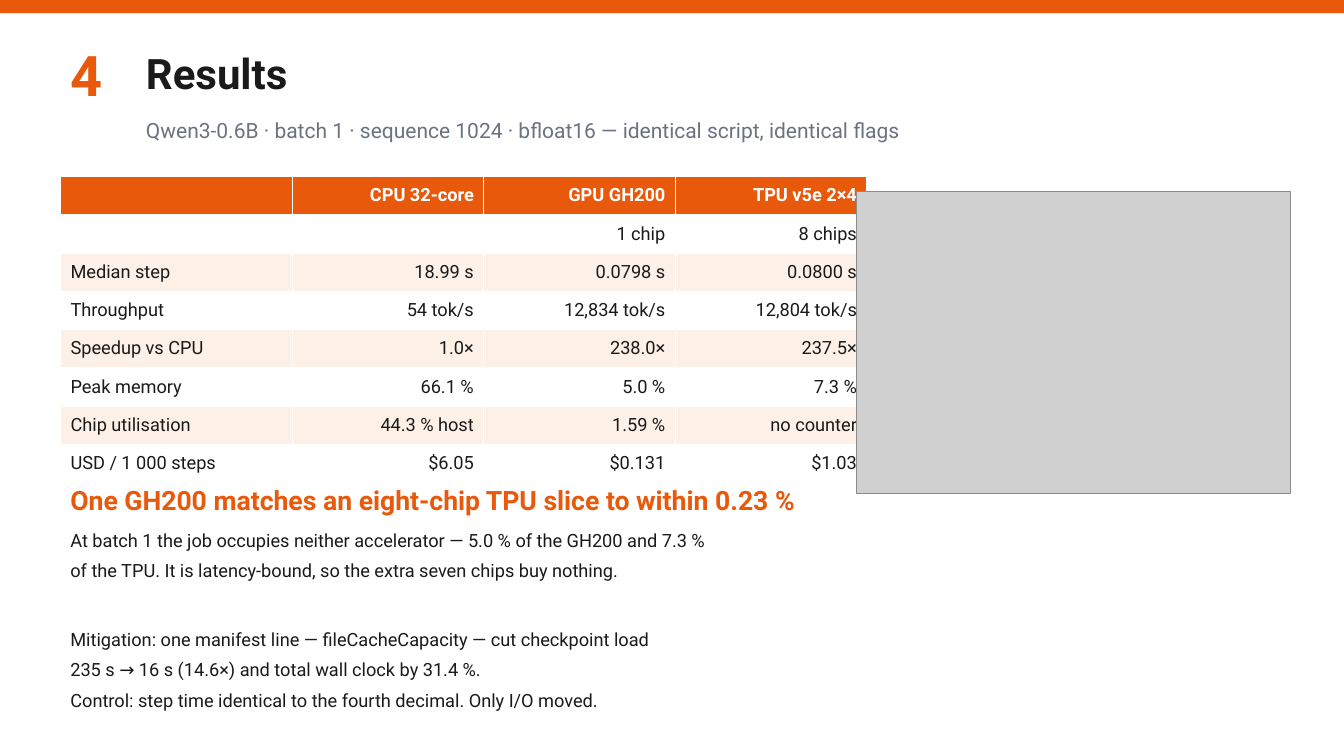
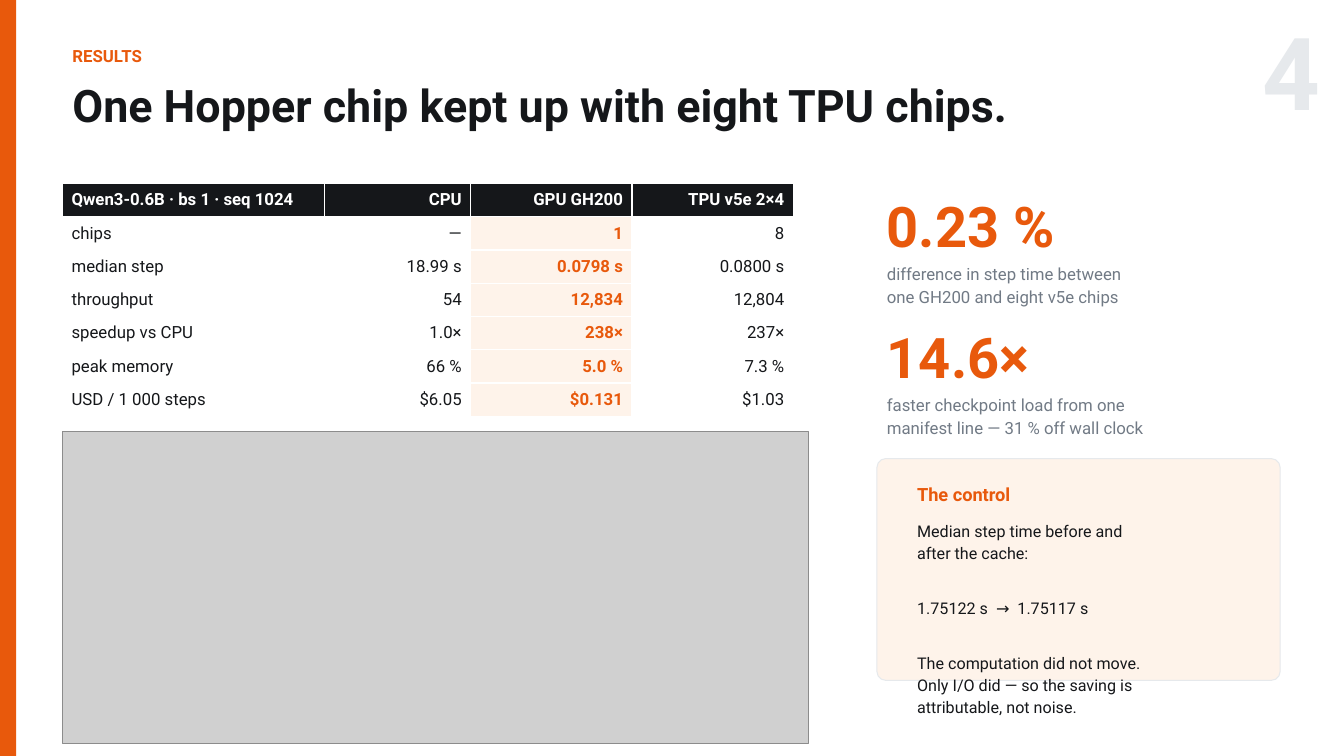
Before and after one commit to RN0L/me344-qwen3-icd10-profiling, a slide deck: slide 4 of slides/ME344_Final_Arnold_Hambuch.pptx. Drawn at 1344x756 pixels with LibreOffice and Linux fonts; fonts in the diff are those of the drawing; grey boxes stand for pictures. Boxes give left, top, right and bottom in pixels: in the first picture for what was removed or moved away, otherwise in the second. Text is boxed around its words. In the diff, an @@ line names an element or a change of style, - is before the commit and + after.

```diff
--- a/slides/ME344_Final_Arnold_Hambuch.pptx
+++ b/slides/ME344_Final_Arnold_Hambuch.pptx
@@ rectangle: place and size @@
-rectangle at box(0, 0, 1344, 13)
+rectangle at box(0, 0, 16, 756)
@@ text removed at box(70, 56, 102, 96) @@
-4
@@ text at box(72, 50, 141, 62): text changed; size 30 to 12 pt; text colour #1A1A1A to #E8590C @@
-Results
+RESULTS
@@ text at box(72, 88, 1007, 132): text changed; size 15 to 32 pt; text colour #6B7280 to #15171A; bold on @@
-Qwen3-0.6B · batch 1 · sequence 1024 · bfloat16 — identical script, identical flags
+One Hopper chip kept up with eight TPU chips.
@@ table at box(63, 184, 793, 416) @@
-row 1:  | CPU 32-core | GPU GH200 | TPU v5e 2×4
-row 2:  |  | 1 chip | 8 chips
-row 3: Median step | 18.99 s | 0.0798 s | 0.0800 s
-row 4: Throughput | 54 tok/s | 12,834 tok/s | 12,804 tok/s
-row 5: Speedup vs CPU | 1.0× | 238.0× | 237.5×
-row 6: Peak memory | 66.1 % | 5.0 % | 7.3 %
-row 7: Chip utilisation | 44.3 % host | 1.59 % | no counter
+row 1: Qwen3-0.6B · bs 1 · seq 1024 | CPU | GPU GH200 | TPU v5e 2×4
+row 2: chips | — | 1 | 8
+row 3: median step | 18.99 s | 0.0798 s | 0.0800 s
+row 4: throughput | 54 | 12,834 | 12,804
+row 5: speedup vs CPU | 1.0× | 238× | 237×
+row 6: peak memory | 66 % | 5.0 % | 7.3 %
@@ table: place and size @@
-table at box(60, 176, 867, 483)
+table at box(63, 184, 793, 416)
@@ picture removed at box(857, 192, 1291, 493) @@
@@ text at box(887, 206, 1000, 248): text changed; size 19 to 40 pt @@
-One GH200 matches an eight-chip TPU slice to within 0.23 %
+0.23 %
@@ text added at box(887, 267, 1121, 307), 12 pt, text #717A85 @@
+difference in step time between
+one GH200 and eight v5e chips
@@ text added at box(887, 337, 1029, 379), 40 pt, text #E8590C, bold @@
+14.6×
@@ text added at box(887, 398, 1144, 434), 12 pt, text #717A85 @@
+faster checkpoint load from one
+manifest line — 31 % off wall clock
@@ picture added at box(63, 432, 809, 743) @@
@@ rounded rectangle added at box(877, 459, 1280, 681), fill #FEF3EA, outline #E6E9EC 0.75 pt @@
@@ text added at box(917, 487, 1011, 501), 13 pt, text #E8590C, bold @@
+The control
@@ text removed at box(70, 533, 687, 711) @@
-At batch 1 the job occupies neither accelerator — 5.0 % of the GH200 and 7.3 %
-of the TPU. It is latency-bound, so the extra seven chips buy nothing.
-Mitigation: one manifest line — fileCacheCapacity — cut checkpoint load
-235 s → 16 s (14.6×) and total wall clock by 31.4 %.
-Control: step time identical to the fourth decimal. Only I/O moved.
@@ text added at box(917, 524, 1141, 715), 11.5 pt, text #15171A @@
+Median step time before and
+after the cache:
+1.75122 s → 1.75117 s
+The computation did not move.
+Only I/O did — so the saving is
+attributable, not noise.
```
Also in this commit, not shown: 3 other slides changed, 1 slide added, 1 slide removed, 6 other files.
